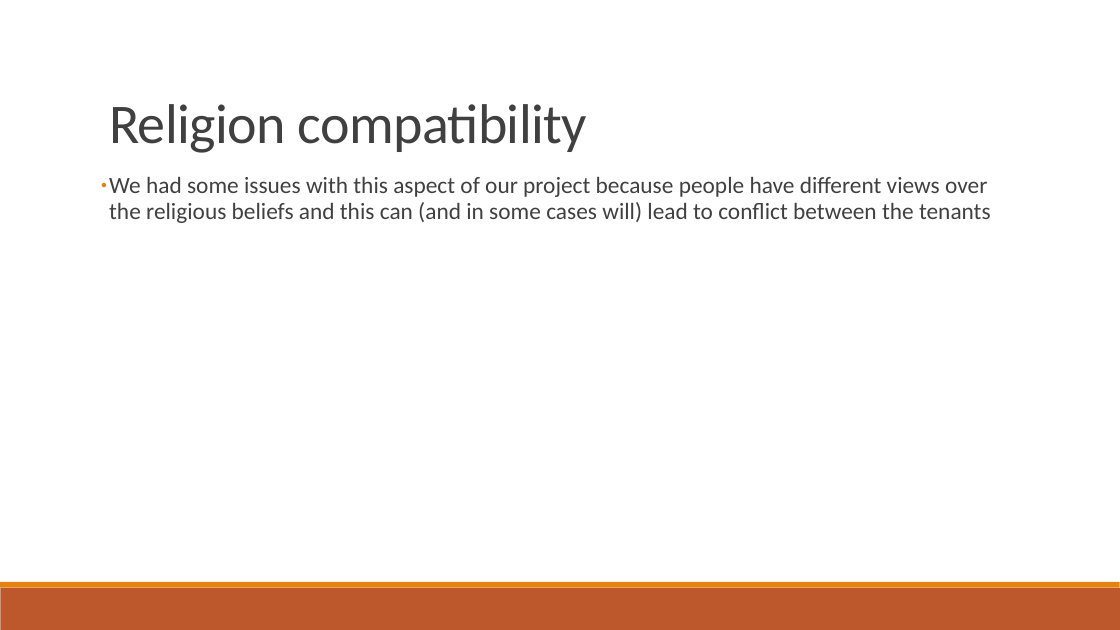
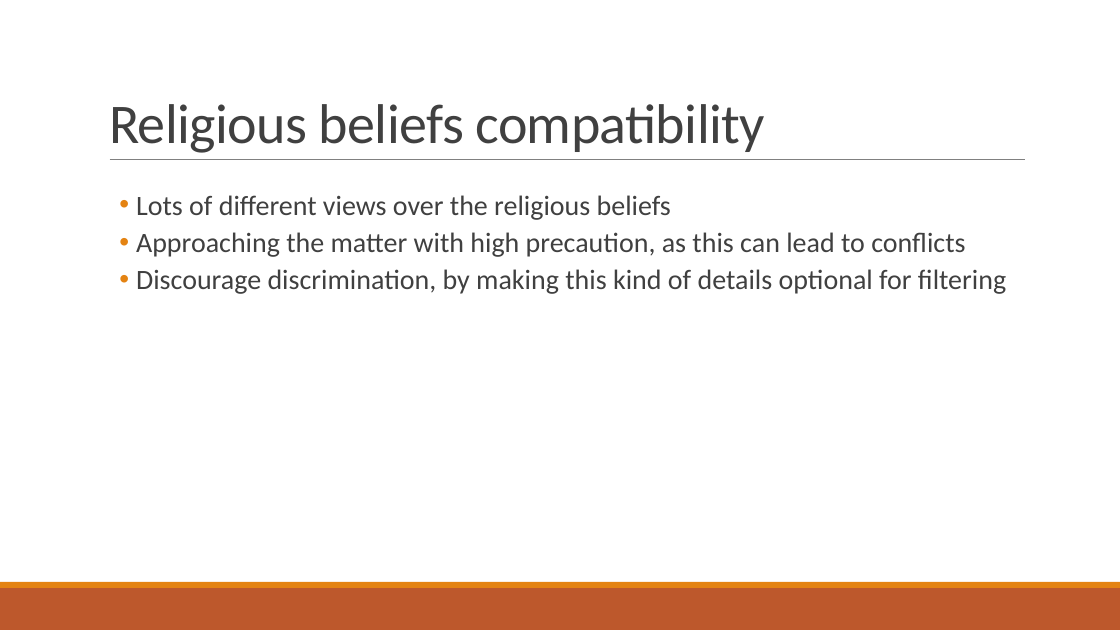
Before and after one commit to dragosthealex/roomies, a slide deck: slide 31 of resources/presentation1/final_presentation.pptx (slide 25 before the commit). Drawn at 1120x630 pixels with LibreOffice and Linux fonts; fonts in the diff are those of the drawing. Boxes give left, top, right and bottom in pixels: in the first picture for what was removed or moved away, otherwise in the second. Text is boxed around its words. In the diff, an @@ line names an element or a change of style, - is before the commit and + after.

```diff
--- a/resources/presentation1/final_presentation.pptx
+++ b/resources/presentation1/final_presentation.pptx
@@ title at [109, 104, 765, 153]: text changed @@
-Religion compatibility
+Religious beliefs compatibility
@@ line added from (110, 160) to (1026, 160), #808080 0.5 pt @@
@@ text at [136, 195, 1006, 294]: text changed; size 20 to 24 pt @@
-● We had some issues with this aspect of our project because people have different views over the religious beliefs and this can (and in some cases will) lead to conflict between the tenants
+  • Lots of different views over the religious beliefs
+  • Approaching the matter with high precaution, as this can lead to conflicts
+  • Discourage discrimination, by making this kind of details optional for filtering
```
Also in this commit, not shown: 19 other slides changed, 10 slides added, 4 slides removed, 4 other files.
